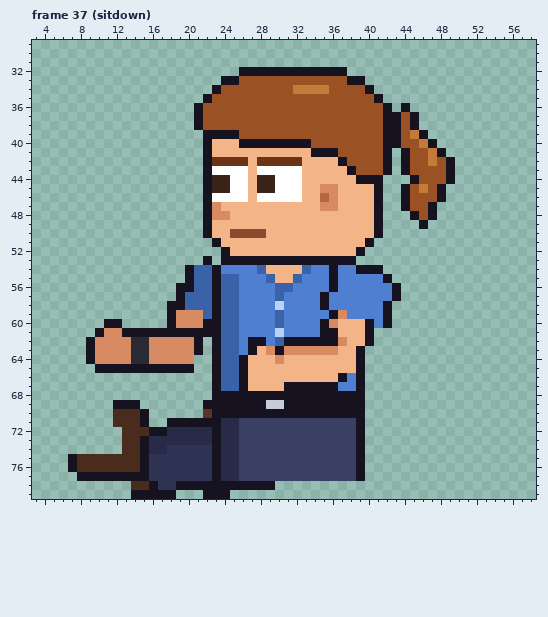
Pixel-art file, stored at sprites/custom/custom_intern_ponytail_left_anim.aseprite. The picture above is the old version.
64x80 pixels, 129 frames. Shown: frame 37 (sitdown): x 3..58, y 29..79. The commit also changed other frames, which this record leaves out.
New version:
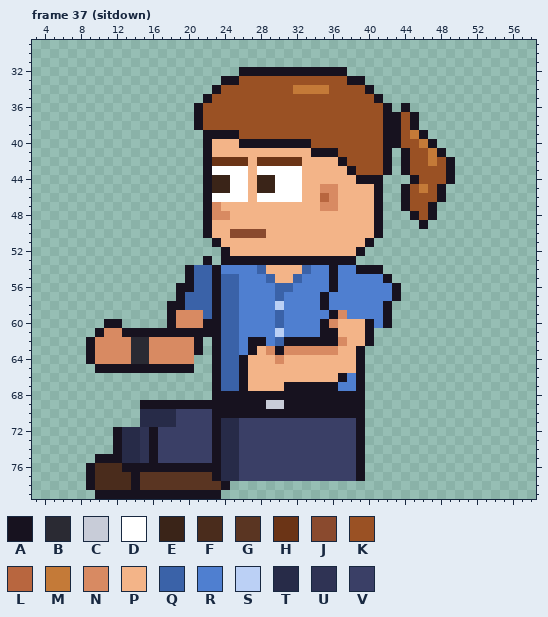
Palette (. is transparent): A #17121f  B #2a2a33  C #c8ccd8  D #ffffff  E #3a2418  F #4a2c1c  G #5a3522  H #6b3416  J #8a4a2e  K #9a5124  L #b8663f  M #c47a38  N #d88a62  P #f3b488  Q #3a62a8  R #4f7fd0  S #bbd0f5  T #272b48  U #2f3354  V #3a3f66
Change:
--- frame 37 (sitdown), layers "Pants", "Shoes"
@@ x 5..31 @@
 68 ..................AAAAAAAAA
-69 .......AAA.......AAAAAAACCA
-70 .......FFFA......GAAAAAAAAA
-71 .......FFFA..AAAAAATTVVVVVV
-72 ........FFFAATTTTTATTVVVVVV
-73 ........FFATTTTTTTATTVVVVVV
-74 ........FFATTUUUUUATTVVVVVV
-75 ..AFFFFFFFAUUUUUUUATTVVVVVV
-76 ..AFFFFFFFAUUUUUUUATTVVVVVV
-77 ...AAAAAAAAUUUUUUUATTVVVVVV
-78 .........FFAUUAAAAAAAAAAA..
-79 .........AAAAA...AAA.......
+69 ..........AAAAAAAAAAAAAACCA
+70 ..........TTTTVVVVAAAAAAAAA
+71 ..........TTTTVVVVATTVVVVVV
+72 .......ATTUAVVVVVVATTVVVVVV
+73 .......ATTUAVVVVVVATTVVVVVV
+74 .......ATTUAVVVVVVATTVVVVVV
+75 .....AAATTUAVVVVVVATTVVVVVV
+76 ....AFFFAAAAAAAAAAATTVVVVVV
+77 ....AFFFFAGGGGGGGGATTVVVVVV
+78 ....AFFFFAGGGGGGGGGA.......
+79 .....AAAAAAAAAAAAAA........
Changed places in both pictures, as pixel boxes (x1, y1, x2, y2):
changed: (68, 400, 275, 499)
